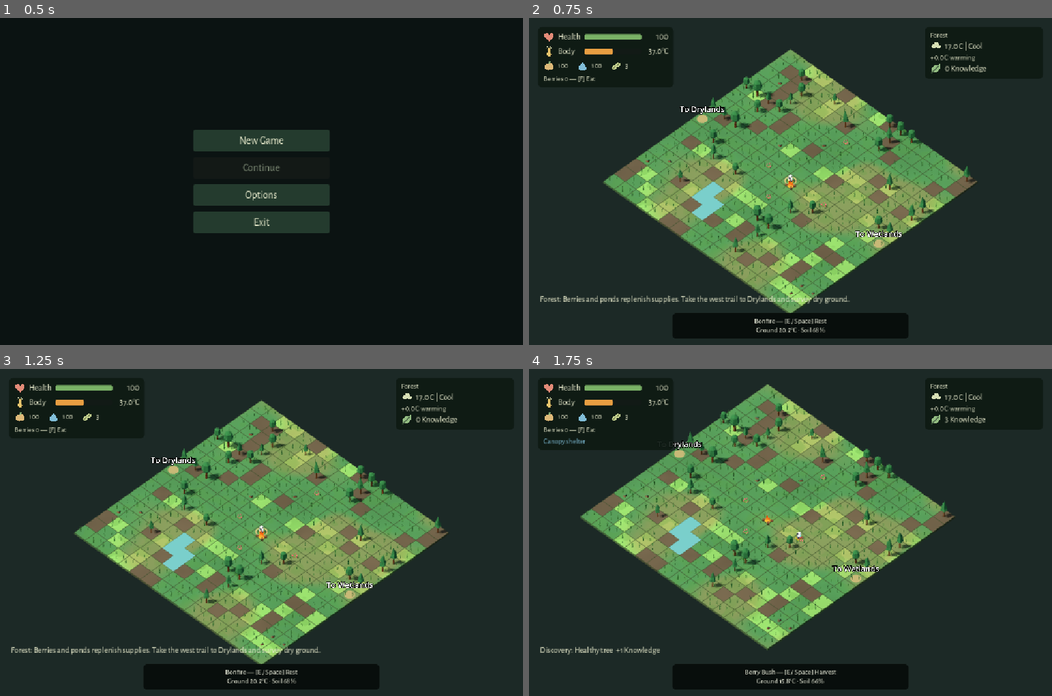
Above: before the commit, frames 1-4 (two rows, left to right).
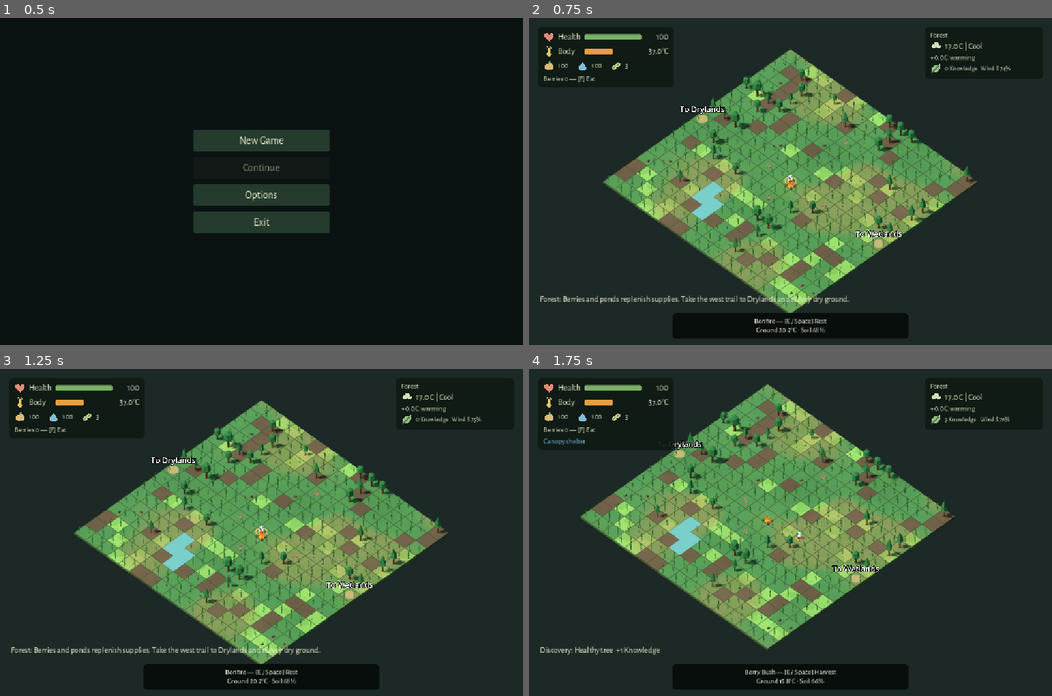
Above: after the commit, the same moments.

Repository: emir-masinovic/gameup-2026-nihilists
Game: Godot game, scene res://features/menus/main_menu.tscn
Same seed, same stepped clock (60 frames per second), same inputs: the game is played once before the commit and once after it.
Inputs (mouse positions are in pixels of both pictures, inside the frame that each line leads up to):
- Up to frame 1 (0.5 s): no input
- Up to frame 2 (0.75 s): click "New Game" at 0.5 s
- Up to frame 3 (1.25 s): no input
- Up to frame 4 (1.75 s): tap Enter (ui_accept) at 1.25, 1.52 s; move the mouse to (905, 516) at 1.27 s; hold D (move_east) from 1.28 s (still down); hold F (eat) from 1.28 s (still down); click (905, 516) at 1.42 s; tap E (interact) at 1.55 s

Frame 1 is identical in both runs. In frame 2, 2.6% of the frame differs, in the area x 15-93%, y 10-89%; in frame 3, 2.6%; in frame 4, 2.6%.

Commit message:
feat: densify ecosystem grass and share dynamic wind

Diff:
--- a/features/levels/forest/RunRegions.gd
+++ b/features/levels/forest/RunRegions.gd
@@ -48,7 +48,7 @@
 	elif id == "wetlands":
 		climate.baseline_temperature -= 2.0
 		climate.weather_cycle = ["rain", "cool", "rain", "clear"]
-	climate.configure(grid, seed_value)
+	climate.configure(grid, seed_value, _run_seed)
 	if OS.is_debug_build() and OS.get_cmdline_user_args().has("--microclimate-demo"):
 		climate.sapling_growth_rate = 4.0
 	for data in grid.cells:
--- a/features/levels/forest/climate_simulation.gd
+++ b/features/levels/forest/climate_simulation.gd
@@ -25,11 +25,13 @@
 var tick_count = 0
 var _grid: RefCounted
 var _weather_offset = 0
+var _wind_phase = 0.0
 var _fire_rng = RandomNumberGenerator.new()
 var _next_ignition = 120.0
 
-func configure(grid: RefCounted, world_seed: int):
+func configure(grid: RefCounted, world_seed: int, wind_seed: int = -1):
 	_grid = grid
+	_wind_phase = float(posmod(world_seed if wind_seed < 0 else wind_seed,10007))/10007.0*TAU
 	elapsed = 0.0
 	tick_count = 0
 	_next_ignition = maxf(ignition_delay, 1.0)
@@ -247,3 +249,12 @@
 	var fire = _grid.world_position(_grid.start) + Vector3(0.6,0,0.6)
 	var distance = _grid.world_position(cell).distance_to(fire)
 	return (1.0-smoothstep(0.3,3.2,distance))*clampf(bonfire_intensity,0.0,1.0)
+
+# Stable presentation API for future hazards. Direction means travel TOWARDS,
+# world X east / Z south. Strength is normalized, not calibrated metres/second.
+# Pure sampling: no RNG consumption, moisture, survival or hazard side effects.
+func wind_state(fractional_seconds: float = 0.0, run_seconds: float = -1.0) -> Dictionary:
+	var time = (elapsed if run_seconds < 0.0 else run_seconds) + clampf(fractional_seconds,0.0,1.0)
+	var angle = _wind_phase + 0.55*sin(time*0.009+_wind_phase)
+	var strength = 0.55 + 0.17*sin(time*0.055+_wind_phase) + 0.08*sin(time*0.17+_wind_phase)
+	return {"direction":Vector2(cos(angle),sin(angle)),"strength":strength,"time":time}
--- a/features/levels/forest/forest_level.gd
+++ b/features/levels/forest/forest_level.gd
@@ -148,7 +148,7 @@
 	effects.configure(grid, world_seed, flame_material)
 	ground_cover = preload("res://features/levels/forest/nature/ground_cover.gd").new()
 	add_child(ground_cover)
-	ground_cover.configure(grid)
+	ground_cover.configure(grid,decorated_cells)
 	forage_visuals = preload("res://features/levels/forest/VisualForaging.gd").new()
 	add_child(forage_visuals)
 	forage_visuals.configure(grid)
@@ -387,6 +387,7 @@
 func _update_hud():
 	var safe = $GridPlayer.cell.distance_to(grid.start) <= 2.2
 	hud.update_status(survival.health, survival.exposure, climate.temperature, climate.weather, climate.warming_pressure(), SaveManager.progression.knowledge, safe, interactions.target.x >= 0)
+	_update_wind(tick_accumulator)
 	hud.set_environment_context(climate.fire_at($GridPlayer.cell), objectives.summary(), objectives.ready_for_clearing())
 	hud.set_region(regions.region_name(region_id))
 	hud.update_seeds(planting.seed_count)
@@ -500,6 +501,7 @@
 func _advance_presentation(delta: float):
 	if not is_finite(delta) or delta <= 0.0:
 		return
+	_update_wind(tick_accumulator + delta * simulation_time_scale)
 	presentation_elapsed += delta
 	if has_node("Bonfire/Warmth"):
 		$Bonfire/Warmth.light_energy = (0.45 + sin(presentation_elapsed * 6.0) * 0.06) * region_state.get("bonfire_intensity", 1.0)
@@ -851,3 +853,9 @@
 		flame.scale = Vector3.ONE * (1.0 if i == 1 else 0.72) * lerpf(0.25, 1.0, intensity)
 	$Bonfire/Smoke.emitting = intensity > 0.0
 	$Bonfire/Warmth.light_energy = 0.5 * intensity
+
+func _update_wind(fractional_seconds: float):
+	var state = climate.wind_state(fractional_seconds,regions.elapsed)
+	if ground_cover != null: ground_cover.set_wind(state)
+	preload("res://features/levels/forest/nature/nature_tree.gd").set_wind(state)
+	if hud != null: hud.set_wind(state)
--- a/features/levels/forest/nature/ground_cover.gd
+++ b/features/levels/forest/nature/ground_cover.gd
@@ -1,5 +1,7 @@
 extends Node3D
 const Visuals = preload("res://features/levels/forest/nature/nature_visuals.gd")
+const GRASS_DENSITY = {"minimum":3,"maximum":11}
+var occupied_cells: Dictionary = {}
 var batches: Array[Dictionary] = []
 var cracks: MultiMeshInstance3D
 var _crack_batches: Array[Dictionary] = []
@@ -9,7 +11,8 @@
 var _crack_sizes: Array[float] = []
 var _crack_targets: Array[float] = []
 
-func configure(grid: RefCounted):
+func configure(grid: RefCounted, occupied: Dictionary = {}):
+	occupied_cells = occupied
 	_grid = grid
 	_appearance_seed = int(grid.cells[0].rotation*10000.0)
 	_noise.seed = _appearance_seed
@@ -44,7 +47,7 @@
 		if not shrubs or (cell.tree and cell.shade > 0.8):
 			var position = Vector2i(i%grid.SIZE,floori(float(i)/grid.SIZE))
 			var cluster = (_noise.get_noise_2d(position.x,position.y)+1.0)*0.5
-			for slot in range(1 if shrubs else clampi(1+int(cluster*5.0),1,4)): indices.append(i)
+			for slot in range(1 if shrubs else clampi(GRASS_DENSITY.minimum+int(cluster*10.0),GRASS_DENSITY.minimum,GRASS_DENSITY.maximum)): indices.append(i)
 	var renderer = MultiMeshInstance3D.new()
 	renderer.name = "Shrubs" if shrubs else "Grass"
 	renderer.multimesh = MultiMesh.new()
@@ -54,7 +57,7 @@
 	renderer.multimesh.instance_count = indices.size()
 	renderer.material_override = source.material.duplicate()
 	renderer.material_override.set_shader_parameter("instance_health", true)
-	renderer.material_override.set_shader_parameter("sway",0.035 if shrubs else 0.11)
+	renderer.material_override.set_shader_parameter("sway",0.045 if shrubs else 0.24)
 	renderer.material_override.set_shader_parameter("wind_height",0.3 if shrubs else 0.5)
 	renderer.cast_shadow = GeometryInstance3D.SHADOW_CASTING_SETTING_OFF
 	add_child(renderer)
@@ -71,7 +74,7 @@
 		last_cell = i
 		var key = i*37+slot*101+_appearance_seed
 		var anchor = Vector2(_sample(i*17)-0.5,_sample(i*29)-0.5)*0.65
-		offsets.append(Vector3(clampf(anchor.x+(_sample(key)-0.5)*1.3,-0.78,0.78),0,clampf(anchor.y+(_sample(key+13)-0.5)*1.3,-0.78,0.78)))
+		offsets.append(Vector3(clampf(anchor.x+(_sample(key)-0.5)*1.8,-0.94,0.94),0,clampf(anchor.y+(_sample(key+13)-0.5)*1.8,-0.94,0.94)))
 		rotations.append(_sample(key+31)*TAU)
 		variations.append(0.7+_sample(key+47)*0.65)
 	batches.append({"renderer": renderer, "indices": indices, "source": source.transform, "sizes":sizes, "targets":sizes.duplicate(), "vitality":sizes.duplicate(), "shrubs":shrubs,"offsets":offsets,"rotations":rotations,"variations":variations})
@@ -83,9 +86,14 @@
 			var i = batch.indices[j]
 			var data = grid.cells[i]
 			var vitality = minf(data.get("health", 1.0), data.get("moisture", 1.0) * 1.65)
-			var visible_patch = data.terrain == "grass" and not data.get("burning", false) and (not data.get("burned", false) or data.get("burn_recovery", 0.0) >= 0.2)
-			var threshold = 0.12 + fposmod(float(i*13+j*7)*0.618034,1.0)*0.62
-			var coverage = smoothstep(threshold-0.12,threshold+0.12,vitality)
+			var cell = Vector2i(i%grid.SIZE,floori(float(i)/grid.SIZE))
+			var occupied = occupied_cells.has(cell) or cell == grid.start or data.tree or data.get("log",false) or data.get("berry_bush",false)
+			var allowed = (data.tree and data.get("tree_state","healthy") != "stump" and not data.get("log",false)) if batch.shrubs else not occupied
+			var visible_patch = allowed and data.terrain == "grass" and not data.get("burning", false) and (not data.get("burned", false) or data.get("burn_recovery", 0.0) >= 0.2)
+			var threshold = 0.1 + fposmod(float(i*13+j*7)*0.618034,1.0)*0.8
+			# A small founding shoot precedes the denser surrounding cluster.
+			if j == 0 or batch.indices[j-1] != i: threshold = 0.08 + _sample(i+83)*0.04
+			var coverage = smoothstep(threshold-0.08,threshold+0.08,vitality*vitality)
 			batch.targets[j] = (0.65+vitality*0.65)*coverage*batch.variations[j] if visible_patch else 0.0
 			batch.vitality[j] = vitality
 			batch.renderer.multimesh.set_instance_custom_data(j, Color(vitality, _sample(i*37+j), vitality, 1))
@@ -187,3 +195,10 @@
 				mesh.set_normal(direction)
 				mesh.add_vertex(point)
 	return mesh.commit()
+
+func set_wind(state: Dictionary):
+	for batch in batches:
+		var material = batch.renderer.material_override
+		material.set_shader_parameter("wind_direction",state.direction)
+		material.set_shader_parameter("wind_strength",state.strength)
+		material.set_shader_parameter("wind_time",state.time)
--- a/features/levels/forest/nature/nature_tree.gd
+++ b/features/levels/forest/nature/nature_tree.gd
@@ -106,3 +106,10 @@
     _state = next_state
     for entry in _leaf_surfaces:
         (entry.mesh as MeshInstance3D).set_surface_override_material(entry.surface, _recovery_materials[_state-1] if _recovering else _foliage_materials[_state])
+
+static func set_wind(state: Dictionary) -> void:
+    _ensure_materials()
+    for material in _foliage_materials + _recovery_materials:
+        material.set_shader_parameter("wind_direction",state.direction)
+        material.set_shader_parameter("wind_strength",state.strength)
+        material.set_shader_parameter("wind_time",state.time)
--- a/features/levels/forest/nature/shader_foliage.gdshader
+++ b/features/levels/forest/nature/shader_foliage.gdshader
@@ -8,6 +8,9 @@
 varying float vitality;
 uniform float sway = 0.025;
 uniform float wind_height = 1.6;
+uniform vec2 wind_direction = vec2(0.8,0.6);
+uniform float wind_strength = 0.55;
+uniform float wind_time = 0.0;
 void vertex() {
     vitality = INSTANCE_CUSTOM.r;
     leaf_position = VERTEX;
@@ -17,12 +20,13 @@
     if (instance_health) { VERTEX.y *= 0.4 + vitality * 0.6; }
     // A shared travelling field, with only a small seeded local phase offset.
     float phase = instance_health ? INSTANCE_CUSTOM.g * 0.45 : 0.0;
-    float wave = sin(TIME * 1.65 - dot(world.xz, vec2(0.35, 0.26)) + phase);
-    float gust = 0.65 + 0.35 * sin(TIME * 0.43 - dot(world.xz, vec2(0.08, 0.06)));
-    vec3 direction = vec3(0.8, 0.0, 0.6);
+    float along_wind = dot(world.xz, wind_direction);
+    float wave = sin(wind_time * 1.65 - along_wind * 0.44 + phase);
+    float gust = 0.75 + 0.25 * sin(wind_time * 0.43 - along_wind * 0.1);
+    vec3 direction = vec3(wind_direction.x, 0.0, wind_direction.y);
     vec3 local_direction = vec3(dot(normalize(MODEL_MATRIX[0].xyz), direction), 0.0,
                                 dot(normalize(MODEL_MATRIX[2].xyz), direction));
-    VERTEX += local_direction * (0.35 + wave * 0.65) * gust * sway * height * height * vigor;
+    VERTEX += local_direction * (0.6 + wave * 0.4) * gust * wind_strength * 1.8 * sway * height * height * vigor;
 }
 void fragment() {
     if (bare) { discard; }
--- a/features/levels/forest/run_hud.gd
+++ b/features/levels/forest/run_hud.gd
@@ -120,3 +120,8 @@
 
 func update_seeds(count: int):
 	$PlayerStatus/Rows/Supplies/Seeds.text = str(count)
+
+func set_wind(state: Dictionary):
+	var direction: Vector2 = state.direction
+	var sector = posmod(roundi(atan2(direction.x,-direction.y)/(PI/4.0)),8)
+	$WorldStatus/Rows/Knowledge/Wind.text = "Wind %s %d%%" % [["N","NE","E","SE","S","SW","W","NW"][sector],roundi(state.strength*100.0)]
--- a/features/levels/forest/run_hud.tscn
+++ b/features/levels/forest/run_hud.tscn
@@ -171,7 +171,11 @@
 kind = "leaf"
 [node name="Value" type="Label" parent="WorldStatus/Rows/Knowledge"]
 text = "0 Knowledge"
-theme_override_font_sizes/font_size = 18
+theme_override_font_sizes/font_size = 14
+[node name="Wind" type="Label" parent="WorldStatus/Rows/Knowledge"]
+text = "Wind SE 55%"
+theme_override_font_sizes/font_size = 14
+tooltip_text = "Wind travels towards this world compass direction: N = -Z, E = +X. Strength is normalized (0–100%), not metres per second."
 [node name="Context" type="Label" parent="."]
 anchor_left = 0.5
 anchor_right = 0.5
--- a/tests/TestGameplayPolish.gd
+++ b/tests/TestGameplayPolish.gd
@@ -138,6 +138,14 @@
 		var panel = world.hud.get_node("PlayerStatus")
 		var supplies = world.hud.get_node("PlayerStatus/Rows/Supplies")
 		var caption = world.hud.get_node("Context")
+		var environment = world.hud.get_node("WorldStatus")
+		var wind = world.hud.get_node("WorldStatus/Rows/Knowledge/Wind")
+		check(wind.get_global_rect().end.x <= environment.get_global_rect().end.x and environment.get_global_rect().position.x >= 0.0 and environment.size.y < 150.0, "Wind fits existing compact environment panel at " + str(size_value))
+		world.hud.set_wind({"direction":Vector2(0,-1),"strength":0.5})
+		check(wind.text == "Wind N 50%", "Wind HUD uses world north and normalized strength")
+		world.hud.set_wind({"direction":Vector2(1,0),"strength":0.75})
+		check(wind.text == "Wind E 75%", "Wind HUD uses world east")
+		world._update_wind(0.0)
 		check(caption.visible and caption.get_global_rect().position.y >= 0.0 and caption.get_global_rect().end.y <= size_value.y and caption.size.y < 64.0, "Padded interaction caption stays readable inside viewport at " + str(size_value))
 		check(panel.get_global_rect().end.x < size_value.x and panel.size.y < 200.0 and supplies.get_global_rect().end.x <= panel.get_global_rect().end.x, "Compact resources fit HUD at " + str(size_value))
 		check(supplies.get_node("Food").text == "64" and supplies.get_node("Water").text == "72" and supplies.get_node("Seeds").text == str(world.planting.seed_count), "Numeric resource values update")
--- a/tests/world_presentation_test.gd
+++ b/tests/world_presentation_test.gd
@@ -31,7 +31,7 @@
 	for ground in world.terrain_renderer.batches:
 		check(ground.material_override == world.water_material or ground.material_override == world.charred_material or groun …(219 unchanged characters)…
 	var cover = world.ground_cover
-	check(cover.get_child_count() == 5 and cover.batches[0].indices.size() <= world.grid.cells.size()*4, "Abundant cover and cracks stay in five bounded draw batches")
+	check(cover.get_child_count() == 5 and cover.batches[0].indices.size() <= world.grid.cells.size()*11, "Abundant cover and cracks stay in five bounded draw batches")
 	var test_cell = Vector2i(7,5)
 	var ground_data: Dictionary = world.grid.cells[test_cell.y*world.grid.SIZE+test_cell.x]
 	var saved_ground: Dictionary = ground_data.duplicate(true)
@@ -63,6 +63,35 @@
 	check(grass_batch.renderer.multimesh.mesh.get_faces().size() == 54, "Grass uses three rooted segmented blades, eighteen triangles per tuft")
 	check(grass_batch.renderer.multimesh.mesh.get_aabb().position.y == 0.0, "Grass roots sit exactly on the ground")
 	check(grass_batch.renderer.material_override.get_shader_parameter("wind_height") == 0.5, "Wind bend height matches blade geometry")
+	var slot = grass_batch.indices.find(test_cell.y*17+test_cell.x)
+	for blocker in ["log","berry_bush","tree"]:
+		ground_data[blocker] = true
+		cover.update_state(world.grid)
+		check(grass_batch.targets[slot] == 0.0,"Grass clears occupied " + blocker + " cells")
+		ground_data.clear()
+		ground_data.merge(saved_ground)
+	cover.update_state(world.grid)
+	var state_before = world.grid.cells.duplicate(true)
+	var wind = world.climate.wind_state(0.25,world.regions.elapsed)
+	var next_wind = world.climate.wind_state(0.26,world.regions.elapsed)
+	check(is_equal_approx(wind.direction.length(),1.0) and wind.strength >= 0.0 and wind.strength <= 1.0, "Wind exposes unit world direction and normalized intensity")
+	check(wind.direction.distance_to(next_wind.direction) < 0.001 and absf(wind.strength-next_wind.strength) < 0.01, "Wind changes continuously, without abrupt direction or strength jumps")
+	check(world.climate.wind_state(0.25,world.regions.elapsed) == wind and world.grid.cells == state_before, "Wind sampling is deterministic and leaves gameplay state untouched")
+	world._update_wind(0.25)
+	check(grass_batch.renderer.material_override.get_shader_parameter("wind_direction") == wind.direction and grass_batch.renderer.material_override.get_shader_parameter("wind_strength") == wind.strength, "Grass consumes the actual shared wind sample")
+	var tree_script = load("res://features/levels/forest/nature/nature_tree.gd")
+	check(tree_script._foliage_materials[0].get_shader_parameter("wind_direction") == wind.direction and tree_script._foliage_materials[0].get_shader_parameter("wind_time") == wind.time, "Tree foliage shares grass wind direction and clock")
+	var forbidden_count = 0
+	for j in range(grass_batch.indices.size()):
+		var i = grass_batch.indices[j]
+		var cell = Vector2i(i%17,i/17)
+		var data = world.grid.cells[i]
+		if data.tree or data.get("log",false) or data.get("berry_bush",false) or cell == world.grid.start or world.decorated_cells.has(cell):
+			forbidden_count += 1
+			if grass_batch.targets[j] != 0.0: check(false,"Occupied objects must not grow grass")
+	check(forbidden_count > 0,"Occupied-cell grass exclusion was exercised")
+	var wetlands = world.regions.get_region("wetlands")
+	check(wetlands.climate.wind_state(0.25,world.regions.elapsed) == wind,"Regional travel keeps the shared run wind continuous")
 	var distinct_offsets = {}
 	var per_cell = {}
 	for j in range(grass_batch.indices.size()):
Not shown, changed: docs/ARCHITECTURE.md
